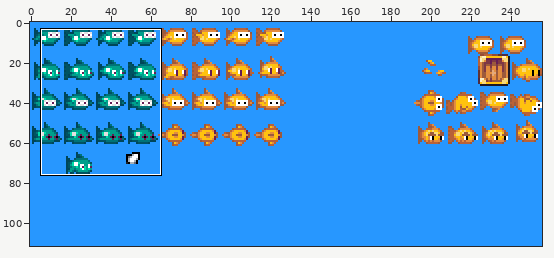
Sprite sheet, stored at gfx/sprFish.png. The picture above shows the old version from afar; the outline marks the close-up.
Close-up. Before the commit:
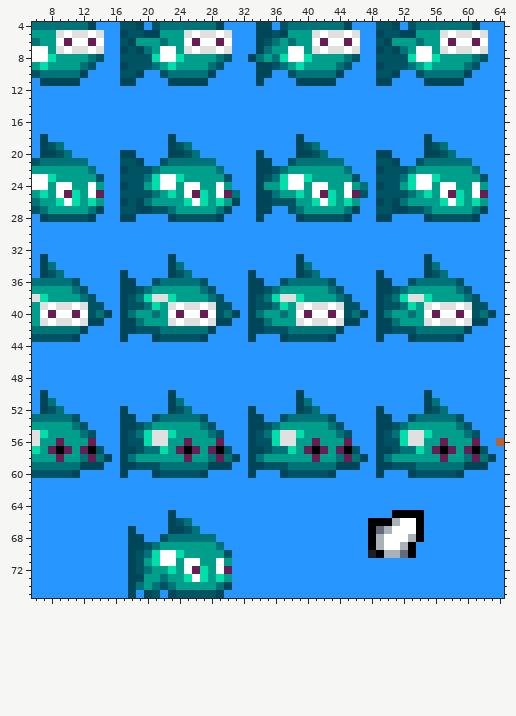
The file is 256x112 pixels. Shown: x 6..64, y 4..75.
After:
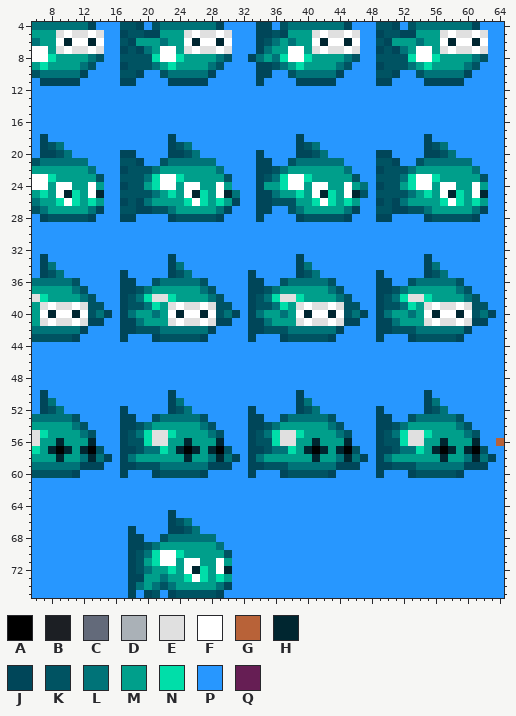
Palette (. is transparent): A #000000  B #1c1f24  C #636a7a  D #aab1b7  E #e0e0e0  F #ffffff  G #b86238  H #002630  J #004659  K #005362  L #007378  M #009f8b  N #00dea9  P #2797ff  Q #661e54
The edit:
{"y":6,"x":10,"old":"Q","new":"H"}
{"y":6,"x":13,"old":"Q","new":"H"}
{"y":6,"x":26,"old":"Q","new":"H"}
{"y":6,"x":29,"old":"Q","new":"H"}
{"y":6,"x":42,"old":"Q","new":"H"}
{"y":6,"x":45,"old":"Q","new":"H"}
{"y":6,"x":58,"old":"Q","new":"H"}
{"y":6,"x":61,"old":"Q","new":"H"}
{"y":25,"x":10,"old":"Q","new":"H"}
{"y":25,"x":14,"old":"Q","new":"H"}
{"y":25,"x":26,"old":"Q","new":"H"}
{"y":25,"x":30,"old":"Q","new":"H"}
{"y":25,"x":42,"old":"Q","new":"H"}
{"y":25,"x":46,"old":"Q","new":"H"}
{"y":25,"x":58,"old":"Q","new":"H"}
{"y":25,"x":62,"old":"Q","new":"H"}
{"y":40,"x":8,"old":"Q","new":"H"}
{"y":40,"x":11,"old":"Q","new":"H"}
{"y":40,"x":24,"old":"Q","new":"H"}
{"y":40,"x":27,"old":"Q","new":"H"}
{"y":40,"x":40,"old":"Q","new":"H"}
{"y":40,"x":43,"old":"Q","new":"H"}
{"y":40,"x":56,"old":"Q","new":"H"}
{"y":40,"x":59,"old":"Q","new":"H"}
{"y":56,"x":9,"old":"Q","new":"H"}
{"y":56,"x":13,"old":"Q","new":"H"}
{"y":56,"x":25,"old":"Q","new":"H"}
{"y":56,"x":29,"old":"Q","new":"H"}
{"y":56,"x":41,"old":"Q","new":"H"}
{"y":56,"x":45,"old":"Q","new":"H"}
{"y":56,"x":57,"old":"Q","new":"H"}
{"y":56,"x":61,"old":"Q","new":"H"}
{"y":57,"x":8,"old":"Q","new":"H"}
{"y":57,"x":10,"old":"Q","new":"H"}
{"y":57,"x":12,"old":"Q","new":"H"}
{"y":57,"x":24,"old":"Q","new":"H"}
{"y":57,"x":26,"old":"Q","new":"H"}
{"y":57,"x":28,"old":"Q","new":"H"}
{"y":57,"x":40,"old":"Q","new":"H"}
{"y":57,"x":42,"old":"Q","new":"H"}
{"y":57,"x":44,"old":"Q","new":"H"}
{"y":57,"x":56,"old":"Q","new":"H"}
{"y":57,"x":58,"old":"Q","new":"H"}
{"y":57,"x":60,"old":"Q","new":"H"}
{"y":58,"x":9,"old":"Q","new":"H"}
{"y":58,"x":13,"old":"Q","new":"H"}
{"y":58,"x":25,"old":"Q","new":"H"}
{"y":58,"x":29,"old":"Q","new":"H"}
{"y":58,"x":41,"old":"Q","new":"H"}
{"y":58,"x":45,"old":"Q","new":"H"}
{"y":58,"x":57,"old":"Q","new":"H"}
{"y":58,"x":61,"old":"Q","new":"H"}
{"y":65,"x":51,"old":"AAAA","new":"PPPP"}
{"y":66,"x":48,"old":"AAADFFA","new":"PPPPPPP"}
{"y":67,"x":48,"old":"ACDFFFA","new":"PPPPPPP"}
{"y":68,"x":48,"old":"ADFFFDA","new":"PPPPPPP"}
{"y":69,"x":48,"old":"ADFFDA","new":"PPPPPP"}
{"y":70,"x":48,"old":"BADDCA","new":"PPPPPP"}
{"y":72,"x":26,"old":"Q","new":"H"}
{"y":72,"x":30,"old":"Q","new":"H"}
